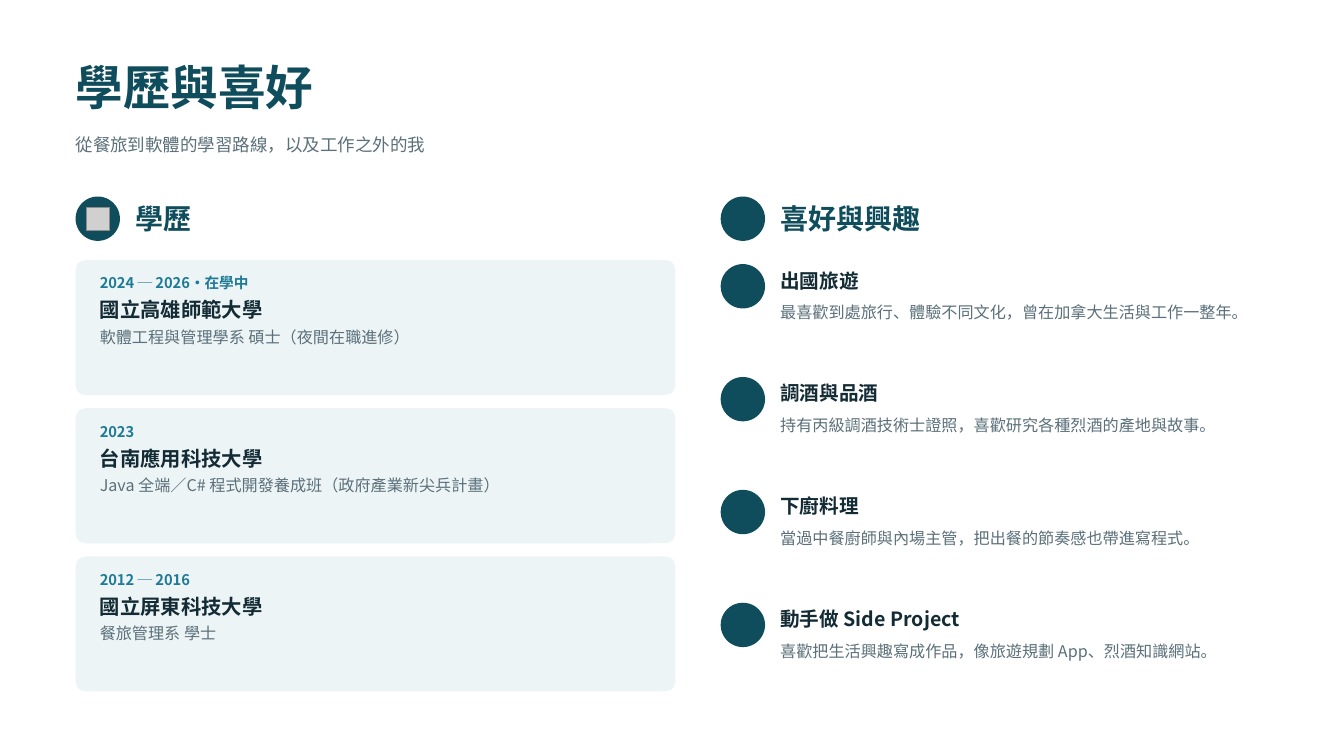
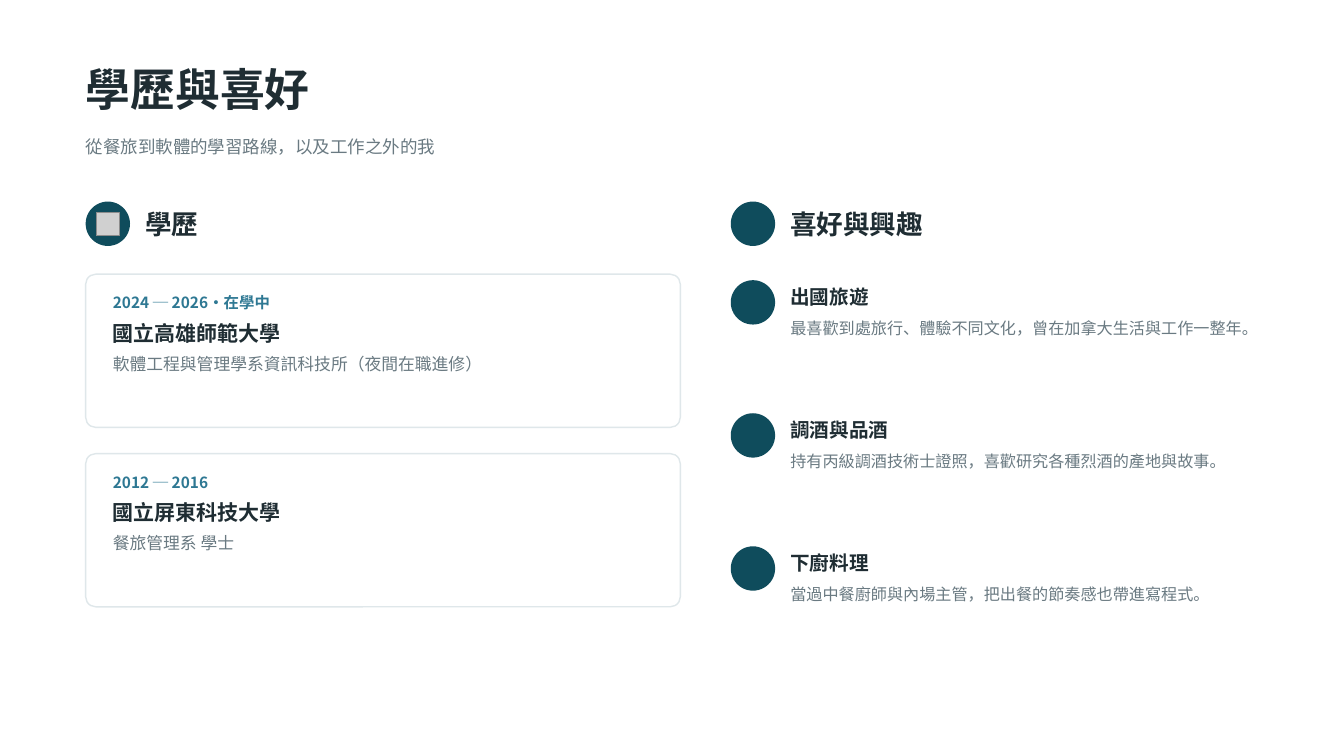
Before and after one commit to Shane360129/ShaneInfo, a slide deck: slide 2 of assets/docs/shane-self-intro.pptx. Drawn at 1344x756 pixels with LibreOffice and Linux fonts; fonts in the diff are those of the drawing; grey boxes stand for pictures; background and template pictures are left out. Boxes give left, top, right and bottom in pixels: in the first picture for what was removed or moved away, otherwise in the second. Text is boxed around its words. In the diff, an @@ line names an element or a change of style, - is before the commit and + after.

```diff
--- a/assets/docs/shane-self-intro.pptx
+++ b/assets/docs/shane-self-intro.pptx
@@ text "學歷與喜好" at box(86, 68, 310, 110): size 34 to 32 pt, text colour #0F4C5C to #1F2D33 @@
@@ text "從餐旅到軟體的學習路線，以及工作之外的我": place and size @@
-text "從餐旅到軟體的學習路線，以及工作之外的我" at box(76, 136, 426, 153)
+text "從餐旅到軟體的學習路線，以及工作之外的我" at box(86, 138, 436, 155)
@@ text "學歷" at box(145, 211, 198, 237): size 20 to 19 pt, text colour #0F4C5C to #1F2D33 @@
@@ 3 texts, 2 ellipses, 1 picture: place and size @@
-3 texts, 2 ellipses, 1 picture at box(76, 64, 920, 241)
+3 texts, 2 ellipses, 1 picture at box(86, 68, 923, 246)
@@ text "喜好與興趣" at box(790, 211, 923, 237): size 20 to 19 pt, text colour #0F4C5C to #1F2D33 @@
@@ rounded rectangle: place and size @@
-rounded rectangle at box(76, 260, 676, 395)
+rounded rectangle at box(86, 274, 681, 427)
@@ rounded rectangle at box(86, 274, 681, 427): fill #EDF4F6 to #FFFFFF; outline none to #DFE7EA 1 pt; proportions changed @@
@@ text at box(113, 295, 281, 343): size 10.5 to 11 pt, text colour #1F7A96 to #2E7893 in "2024 ─ 2026・在學中"; size 14.5 to 15 pt, text colour #132B34 to #1F2D33 in "國立高雄師範大學"; more space between paragraphs @@
@@ text "2024 ─ 2026・在學中": place and size @@
-text "2024 ─ 2026・在學中" at box(100, 275, 409, 345)
+text "2024 ─ 2026・在學中" at box(113, 295, 482, 372)
@@ ellipse: place and size @@
-ellipse at box(721, 264, 765, 309)
+ellipse at box(731, 280, 775, 325)
@@ text "出國旅遊": place and size @@
-text "出國旅遊" at box(780, 271, 858, 290)
+text "出國旅遊" at box(790, 287, 868, 306)
@@ text "最喜歡到處旅行、體驗不同文化，曾在加拿大生活與工作一整年。": place and size @@
-text "最喜歡到處旅行、體驗不同文化，曾在加拿大生活與工作一整年。" at box(780, 304, 1248, 320)
+text "最喜歡到處旅行、體驗不同文化，曾在加拿大生活與工作一整年。" at box(790, 320, 1258, 336)
@@ text at box(113, 356, 482, 372): text changed; size 11.5 to 12 pt; text colour #5B707A to #6A7A82 @@
-軟體工程與管理學系 碩士（夜間在職進修）
+軟體工程與管理學系資訊科技所（夜間在職進修）
@@ ellipse: place and size @@
-ellipse at box(721, 377, 765, 421)
+ellipse at box(731, 413, 775, 458)
@@ text "調酒與品酒": place and size @@
-text "調酒與品酒" at box(780, 383, 878, 402)
+text "調酒與品酒" at box(790, 420, 888, 439)
@@ text removed at box(100, 426, 499, 493) @@
-2023
-台南應用科技大學
-Java 全端／C# 程式開發養成班（政府產業新尖兵計畫）
@@ text "持有丙級調酒技術士證照，喜歡研究各種烈酒的產地與故事。": place and size @@
-text "持有丙級調酒技術士證照，喜歡研究各種烈酒的產地與故事。" at box(780, 417, 1215, 433)
+text "持有丙級調酒技術士證照，喜歡研究各種烈酒的產地與故事。" at box(790, 453, 1225, 469)
@@ rounded rectangle at box(86, 454, 681, 607): fill #EDF4F6 to #FFFFFF; outline none to #DFE7EA 1 pt; proportions changed @@
@@ rounded rectangle: place and size @@
-rounded rectangle at box(76, 408, 676, 543)
+rounded rectangle at box(86, 454, 681, 607)
@@ text "2012 ─ 2016": place and size @@
-text "2012 ─ 2016" at box(100, 574, 263, 640)
+text "2012 ─ 2016" at box(113, 476, 281, 551)
@@ text "2012 ─ 2016" at box(113, 476, 281, 551): size 10.5 to 11 pt, text colour #1F7A96 to #2E7893 in "2012 ─ 2016"; size 14.5 to 15 pt, text colour #132B34 to #1F2D33 in "國立屏東科技大學"; size 11.5 to 12 pt, text colour #5B707A to #6A7A82 in "餐旅管理系 學士"; more space between paragraphs @@
@@ rounded rectangle removed at box(76, 557, 676, 692) @@
@@ ellipse: place and size @@
-ellipse at box(721, 490, 765, 534)
+ellipse at box(731, 546, 775, 591)
@@ text colour #132B34 to #1F2D33 in 3 elements at box(790, 287, 868, 306), box(790, 420, 888, 439), box(790, 553, 868, 572) @@
@@ text "下廚料理": place and size @@
-text "下廚料理" at box(780, 496, 858, 515)
+text "下廚料理" at box(790, 553, 868, 572)
@@ text colour #5B707A to #6A7A82 in 4 elements at box(86, 138, 436, 155), box(790, 320, 1258, 336), box(790, 453, 1225, 469), box(790, 586, 1209, 602) @@
@@ text "當過中餐廚師與內場主管，把出餐的節奏感也帶進寫程式。": place and size @@
-text "當過中餐廚師與內場主管，把出餐的節奏感也帶進寫程式。" at box(780, 530, 1199, 546)
+text "當過中餐廚師與內場主管，把出餐的節奏感也帶進寫程式。" at box(790, 586, 1209, 602)
@@ ellipse removed at box(721, 603, 765, 647) @@
@@ text removed at box(780, 609, 960, 631) @@
-動手做 Side Project
@@ text removed at box(780, 643, 1217, 661) @@
-喜歡把生活興趣寫成作品，像旅遊規劃 App、烈酒知識網站。
```
Also in this commit, not shown: 1 other slide changed.
